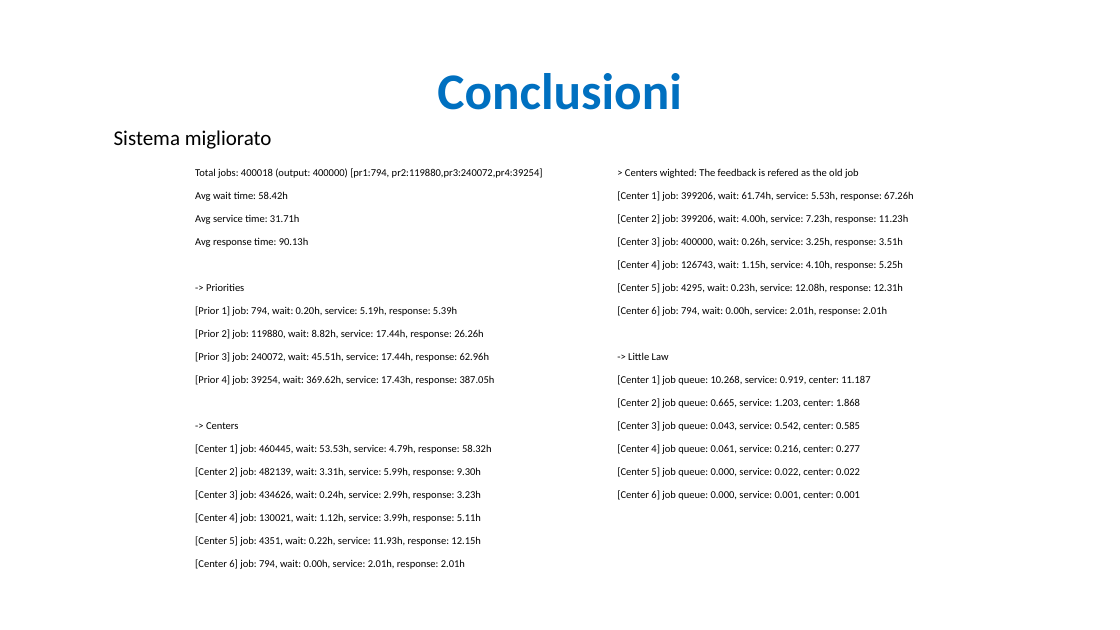
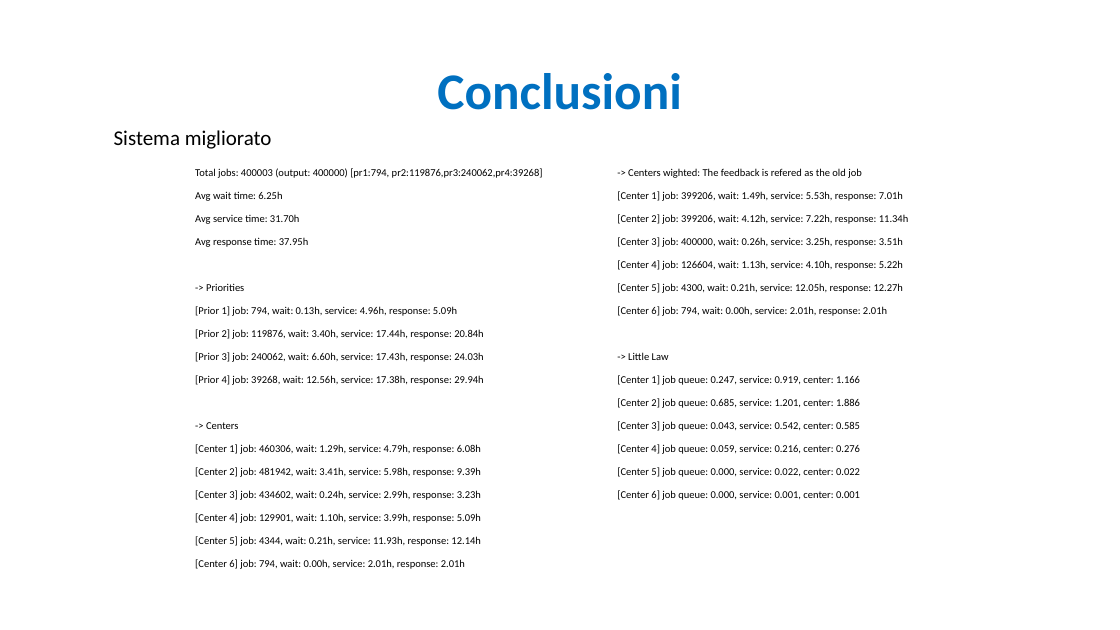
Before and after one commit to stefanousagithub/PMCSN, a slide deck: slide 17 of Presentazione PMCSN.pptx. Drawn at 1120x630 pixels with LibreOffice and Linux fonts; fonts in the diff are those of the drawing. Boxes give left, top, right and bottom in pixels: in the first picture for what was removed or moved away, otherwise in the second. Text is boxed around its words. In the diff, an @@ line names an element or a change of style, - is before the commit and + after.

Commit message:
commit presentazione 2

```diff
--- a/Presentazione PMCSN.pptx
+++ b/Presentazione PMCSN.pptx
@@ text at (195,168,543,247): text changed @@
-Total jobs: 400018 (output: 400000) [pr1:794, pr2:119880,pr3:240072,pr4:39254]
-Avg wait time: 58.42h
-Avg service time: 31.71h
-Avg response time: 90.13h
+Total jobs: 400003 (output: 400000) [pr1:794, pr2:119876,pr3:240062,pr4:39268]
+Avg wait time: 6.25h
+Avg service time: 31.70h
+Avg response time: 37.95h
@@ text at (617,168,908,224): text changed @@
-> Centers wighted: The feedback is refered as the old job
-[Center 1] job: 399206, wait: 61.74h, service: 5.53h, response: 67.26h
-[Center 2] job: 399206, wait: 4.00h, service: 7.23h, response: 11.23h
+-> Centers wighted: The feedback is refered as the old job
+[Center 1] job: 399206, wait: 1.49h, service: 5.53h, response: 7.01h
+[Center 2] job: 399206, wait: 4.12h, service: 7.22h, response: 11.34h
@@ text at (617,260,903,293): text changed @@
-[Center 4] job: 126743, wait: 1.15h, service: 4.10h, response: 5.25h
-[Center 5] job: 4295, wait: 0.23h, service: 12.08h, response: 12.31h
+[Center 4] job: 126604, wait: 1.13h, service: 4.10h, response: 5.22h
+[Center 5] job: 4300, wait: 0.21h, service: 12.05h, response: 12.27h
@@ text at (195,306,483,385): text changed @@
-[Prior 1] job: 794, wait: 0.20h, service: 5.19h, response: 5.39h
-[Prior 2] job: 119880, wait: 8.82h, service: 17.44h, response: 26.26h
-[Prior 3] job: 240072, wait: 45.51h, service: 17.44h, response: 62.96h
-[Prior 4] job: 39254, wait: 369.62h, service: 17.43h, response: 387.05h
+[Prior 1] job: 794, wait: 0.13h, service: 4.96h, response: 5.09h
+[Prior 2] job: 119876, wait: 3.40h, service: 17.44h, response: 20.84h
+[Prior 3] job: 240062, wait: 6.60h, service: 17.43h, response: 24.03h
+[Prior 4] job: 39268, wait: 12.56h, service: 17.38h, response: 29.94h
@@ text at (617,375,860,408): text changed @@
-[Center 1] job queue: 10.268, service: 0.919, center: 11.187
-[Center 2] job queue: 0.665, service: 1.203, center: 1.868
+[Center 1] job queue: 0.247, service: 0.919, center: 1.166
+[Center 2] job queue: 0.685, service: 1.201, center: 1.886
@@ text at (195,444,481,546): text changed @@
-[Center 1] job: 460445, wait: 53.53h, service: 4.79h, response: 58.32h
-[Center 2] job: 482139, wait: 3.31h, service: 5.99h, response: 9.30h
-[Center 3] job: 434626, wait: 0.24h, service: 2.99h, response: 3.23h
-[Center 4] job: 130021, wait: 1.12h, service: 3.99h, response: 5.11h
-[Center 5] job: 4351, wait: 0.22h, service: 11.93h, response: 12.15h
+[Center 1] job: 460306, wait: 1.29h, service: 4.79h, response: 6.08h
+[Center 2] job: 481942, wait: 3.41h, service: 5.98h, response: 9.39h
+[Center 3] job: 434602, wait: 0.24h, service: 2.99h, response: 3.23h
+[Center 4] job: 129901, wait: 1.10h, service: 3.99h, response: 5.09h
+[Center 5] job: 4344, wait: 0.21h, service: 11.93h, response: 12.14h
@@ text at (617,444,860,454): text changed @@
-[Center 4] job queue: 0.061, service: 0.216, center: 0.277
+[Center 4] job queue: 0.059, service: 0.216, center: 0.276
```
